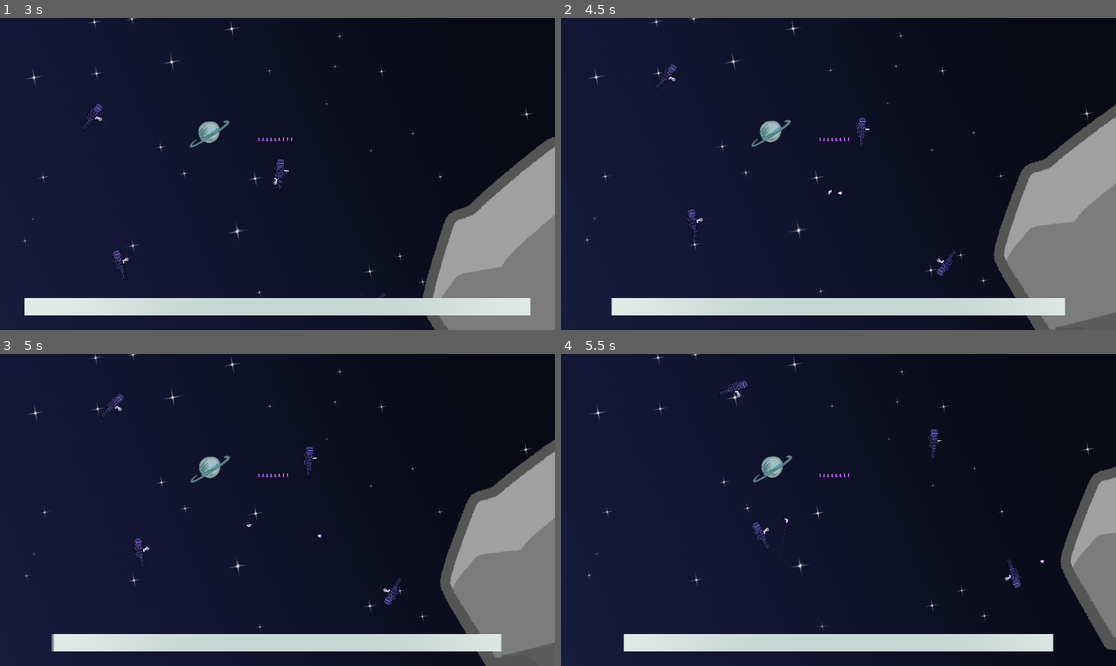
Above: before the commit, frames 1-4 (two rows, left to right).
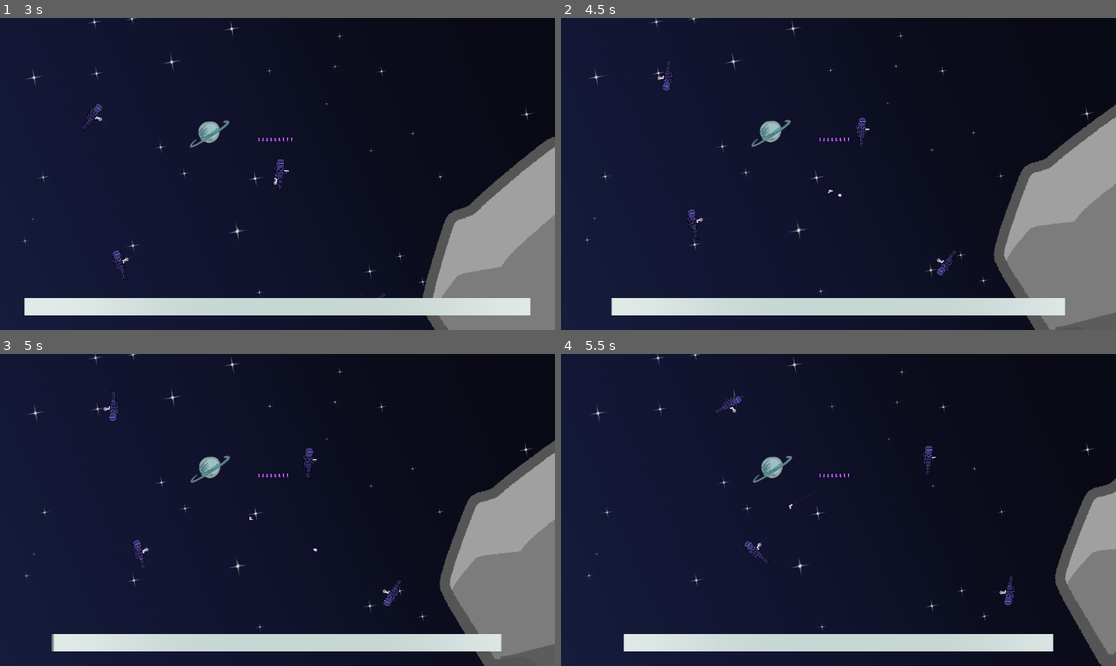
Above: after the commit, the same moments.

Repository: KenanMillet/object-in-motion
Game: Godot game, scene res://scenes/levels/Level.tscn
Same seed, same stepped clock (60 frames per second), same inputs: the game is played once before the commit and once after it.
Inputs (mouse positions are in pixels of both pictures, inside the frame that each line leads up to):
- Up to frame 1 (3 s): move the mouse to (399, 158) at 0.52 s; hold Right mouse button (Focus) 0.53-1.28 s; move the mouse to (166, 189) at 1.27 s; click (166, 189) at 1.35 s; right-click (166, 189) at 1.55 s; move the mouse to (333, 105) at 2.02 s; hold Right mouse button (Focus) 2.03-2.78 s; move the mouse to (249, 236) at 2.77 s; tap Middle mouse button (Throw) at 2.85 s
- Up to frame 2 (4.5 s): right-click (810, 236) at 3.05 s; move the mouse to (1005, 220) at 3.52 s; hold Right mouse button (Focus) 3.53-4.28 s; move the mouse to (672, 127) at 4.27 s; click (672, 127) at 4.35 s
- Up to frame 3 (5 s): right-click (111, 463) at 4.55 s
- Up to frame 4 (5.5 s): move the mouse to (866, 510) at 5.02 s; hold Right mouse button (Focus) from 5.03 s (still down)

Frame 1 is identical in both runs. In frame 2, 0.2% of the frame differs, in the area x 16-72%, y 13-83%; in frame 3, 0.9%; in frame 4, 3.3%, in the area x 4-100%, y 0-100%.

Commit message:
Made it so tethering aims gun at cursor

Diff:
--- a/scenes/agents/AgentMedium.tscn
+++ b/scenes/agents/AgentMedium.tscn
@@ -244,12 +244,15 @@
 minThrust = 1000.0
 speedSoftCap = 200.0
 
-[node name="PID" type="Node" parent="." node_paths=PackedStringArray("refNode")]
+[node name="PID" type="Node" parent="." node_paths=PackedStringArray("_ref_node")]
 script = ExtResource("5_olmh7")
-proportionalWeight = Vector2(1.5, 1.5)
-integralMinValue = Vector2(-200, -200)
-integralMaxValue = Vector2(200, 200)
-refNode = NodePath("..")
+_ref_node = NodePath("..")
+_ref_property_type = 5
+_proportional_wt = Vector2(1.5, 1.5)
+_integral_wt = Vector2(0.15, 0.15)
+_derivative_wt = Vector2(-2, -2)
+_integral_min_value = Vector2(-200, -200)
+_integral_max_value = Vector2(200, 200)
 
 [node name="Body" type="AnimatedSprite2D" parent="."]
 position = Vector2(0, 4)
--- a/scenes/agents/AgentSmall.tscn
+++ b/scenes/agents/AgentSmall.tscn
@@ -215,13 +215,15 @@
 minThrust = 1000.0
 speedSoftCap = 300.0
 
-[node name="PID" type="Node" parent="." node_paths=PackedStringArray("refNode")]
+[node name="PID" type="Node" parent="." node_paths=PackedStringArray("_ref_node")]
 script = ExtResource("5_odb35")
-integralWeight = Vector2(0, 0)
-derivativeWeight = Vector2(-5, -5)
-integralMinValue = Vector2(0, 0)
-integralMaxValue = Vector2(0, 0)
-refNode = NodePath("..")
+_ref_node = NodePath("..")
+_ref_property_type = 5
+_proportional_wt = Vector2(1, 1)
+_integral_wt = Vector2(0, 0)
+_derivative_wt = Vector2(-5, -5)
+_integral_min_value = Vector2(0, 0)
+_integral_max_value = Vector2(0, 0)
 
 [node name="Body" type="AnimatedSprite2D" parent="."]
 position = Vector2(0, -9)
--- a/scenes/architecture/Player.tscn
+++ b/scenes/architecture/Player.tscn
@@ -1,17 +1,20 @@
-[gd_scene load_steps=5 format=3 uid="uid://eli52larnpyd"]
+[gd_scene load_steps=6 format=3 uid="uid://eli52larnpyd"]
 
 [ext_resource type="Script" path="res://scripts/architecture/player/Player.gd" id="1_8uice"]
 [ext_resource type="PackedScene" uid="uid://rl71eoe3h2qx" path="res://scenes/agents/AgentStarting.tscn" id="2_qkmox"]
 [ext_resource type="PackedScene" uid="uid://dxlvnghp7s5iy" path="res://scenes/guns/GunPistol.tscn" id="3_4j4t6"]
 [ext_resource type="PackedScene" uid="uid://ddjmlwnyldf4a" path="res://scenes/ui/hud.tscn" id="4_ns5kd"]
+[ext_resource type="Script" path="res://scripts/ai and agents/PID.gd" id="5_3hxf2"]
 
-[node name="Player" type="Node" node_paths=PackedStringArray("camera", "cameraMount", "cursorPos")]
+[node name="Player" type="Node" node_paths=PackedStringArray("camera", "cameraMount", "cursorPos", "gunTetherPID")]
 script = ExtResource("1_8uice")
 startingAgent = ExtResource("2_qkmox")
 startingGun = ExtResource("3_4j4t6")
 camera = NodePath("CameraMount/Camera2D")
 cameraMount = NodePath("CameraMount")
 cursorPos = NodePath("CursorPos")
+gunTetherPID = NodePath("PID")
+godMode = true
 
 [node name="CameraMount" type="Node2D" parent="."]
 
@@ -26,6 +29,17 @@
 
 [node name="HUD" parent="." instance=ExtResource("4_ns5kd")]
 
+[node name="PID" type="Node" parent="." node_paths=PackedStringArray("_ref_node")]
+script = ExtResource("5_3hxf2")
+_ref_node = NodePath("..")
+_ref_property = "gun_abs_angle_to_mouse"
+_ref_property_type = 3
+_proportional_wt = 4.0
+_integral_wt = 0.0
+_derivative_wt = -2.0
+_integral_min_value = 0.0
+_integral_max_value = 0.0
+
 [connection signal="agent_changed" from="." to="HUD" method="_on_player_agent_changed"]
 [connection signal="focus_changed" from="." to="HUD" method="_on_player_focus_changed"]
 [connection signal="gun_changed" from="." to="HUD" method="_on_player_gun_changed"]
--- a/scripts/ai and agents/AI_MediumAgent.gd
+++ b/scripts/ai and agents/AI_MediumAgent.gd
@@ -38,8 +38,8 @@
 
 		targetMovementAngle += delta
 		targetAcquireTime += delta
-		pidController.target_position = agent.target.global_position + Vector2(lerp(preferredDistance.x, preferredDistance.y, (sin(targetAcquireTime * 2 * PI)+1)/2), 0).rotated(targetMovementAngle)
-		var thrust = thrustModifier * pidController.value
+		pidController.target_value = agent.target.global_position + Vector2(lerp(preferredDistance.x, preferredDistance.y, (sin(targetAcquireTime * 2 * PI)+1)/2), 0).rotated(targetMovementAngle)
+		var thrust = thrustModifier * pidController.value_or(Vector2.ZERO)
 		if thrust.length() < minThrust:
 			thrust = Vector2.ZERO
 		elif thrust.length() > maxThrust:
@@ -48,7 +48,7 @@
 			for i in 2:
 				if signf(thrust[i]) == signf(agent.linear_velocity[i]):
 					thrust[i] = 0
-		#print(agent.name, " | Target pos (relative): ", pidController.target_position - agent.global_position, "  PID: ", pidController.value, "  Thrust: ", thrust, " (magnitude:", thrust.length(), ")  Speed: ", agent.linear_velocity.length())
+		#print(agent.name, " | Target pos (relative): ", pidController.target_value - agent.global_position, "  PID: ", pidController.value_or(Vector2.ZERO), "  Thrust: ", thrust, " (magnitude:", thrust.length(), ")  Speed: ", agent.linear_velocity.length())
 		agent.apply_force(thrust)
 
 func _on_medium_agent_target_changed(new_target: Node2D) -> void:
--- a/scripts/ai and agents/AI_SmallAgent.gd
+++ b/scripts/ai and agents/AI_SmallAgent.gd
@@ -26,10 +26,10 @@
 
 func _go_idle() -> void:
 	idling = true
-	pidController.target_position = Vector2.INF
+	pidController.target_value = null
 	await get_tree().create_timer(idleTransitionTime).timeout
 	if agent.target != null:
-		pidController.target_position = Vector2(randf_range(idleDistance.x, idleDistance.y), 0).rotated(agent.target.global_position.angle_to(agent.global_position) + randf_range(-PI/8, PI/8))
+		pidController.target_value = Vector2(randf_range(idleDistance.x, idleDistance.y), 0).rotated(agent.target.global_position.angle_to(agent.global_position) + randf_range(-PI/8, PI/8))
 	var idle_time = randf_range(idleTime.x, idleTime.y)
 	if agent.gun != null:
 		idle_time = max(idle_time, 60.0/agent.gun.enemyRpm)
@@ -52,12 +52,12 @@
 				agent.aimPosition = agent.target.global_position
 			if target_distance < attackDistance && !agent.prefiring:
 				if agent.gun.can_fire():
-					pidController.target_position = Vector2.INF
+					pidController.target_value = null
 					agent.fire_gun()
 					_go_idle()
 		if !idling && !agent.reloading && agent.target != null:
-			pidController.target_position = agent.target.global_position + (agent.global_position - agent.target.global_position).normalized() * personalSpace
-		var thrust = thrustModifier * pidController.value
+			pidController.target_value = agent.target.global_position + (agent.global_position - agent.target.global_position).normalized() * personalSpace
+		var thrust = thrustModifier * pidController.value_or(Vector2.ZERO)
 		var maxThrust = maxThrustAwayFromPlayer
 		if agent.linear_velocity.dot(agent.target.global_position - agent.global_position) >= 0 && thrust.dot(agent.target.global_position - agent.global_position) >= 0:
 			maxThrust = maxThrustTowardPlayer
@@ -69,5 +69,5 @@
 			for i in 2:
 				if signf(thrust[i]) == signf(agent.linear_velocity[i]):
 					thrust[i] = 0
-		#print(agent.name, " | Target pos (absolute): ", pidController.target_position, "  (relative): ", pidController.target_position - agent.global_position, "  PID: ", pidController.value, "  Thrust: ", thrust, " (magnitude:", thrust.length(), ")  Speed: ", agent.linear_velocity.length())
+		#print(agent.name, " | Target pos (absolute): ", pidController.target_value, "  (relative): ", pidController.target_value - agent.global_position, "  PID: ", pidController.value_or(Vector2.ZERO), "  Thrust: ", thrust, " (magnitude:", thrust.length(), ")  Speed: ", agent.linear_velocity.length())
 		agent.apply_force(thrust)
--- a/scripts/ai and agents/PID.gd
+++ b/scripts/ai and agents/PID.gd
@@ -1,38 +1,222 @@
+@tool
 class_name PID
 extends Node
 
-@export var proportionalWeight: Vector2 = 1.1 * Vector2.ONE
-@export var integralWeight: Vector2 = 0.15 * Vector2.ONE
-@export var derivativeWeight: Vector2 = -2 * Vector2.ONE
-@export var integralMinValue: Vector2 = -1000000000 * Vector2.ONE
-@export var integralMaxValue: Vector2 = 1000000000 * Vector2.ONE
-@export var refNode: Node2D
-
-var target_position: Vector2 = Vector2.INF:
-	get:
-		return target_position
-	set(value):
-		if target_position == Vector2.INF && value != Vector2.INF:
-			_last_position = refNode.global_position
-			_cumulative_integral = Vector2.ZERO
-			_derivative = Vector2.ZERO
-		target_position = value
-
-var value: Vector2:
-	get:
-		if target_position != Vector2.INF:
-			var proportional = target_position - refNode.global_position
-			return (proportionalWeight * proportional) + (integralWeight * _cumulative_integral) + (derivativeWeight * _derivative)
+
+func set_control_input(ref_node: Node, ref_property: NodePath):
+	_ref_node = ref_node
+	_ref_property = ref_property
+
+var target_value = null:
+	get:
+		return target_value
+	set(value):
+		if target_value == null && value != null:
+			_last_value = _get_ref_value()
+			_cumulative_integral = _get_scalar_value(0)
+			_derivative = _get_scalar_value(0)
+		target_value = value
+
+var value:
+	get:
+		if target_value != null:
+			var proportional = target_value - _get_ref_value()
+			var val = (_proportional_wt * proportional)
+			if _cumulative_integral != null:
+				val += (_integral_wt * _cumulative_integral)
+			if _derivative != null:
+				val += (_derivative_wt * _derivative)
+			return val
 		else:
-			return Vector2.ZERO
-
-@onready var _last_position = refNode.global_position
-@onready var _cumulative_integral = Vector2.ZERO
-@onready var _derivative = Vector2.ZERO
+			return null
+
+func value_or(default):
+	var val = value
+	return val if val != null else default
+
+
+## The Node that the PID Controller will use as a reference.
+## Outside of the Inspector, should be set using set_control_input.
+@export var _ref_node: Node = null:
+	get:
+		return _ref_node
+	set(value):
+		_ref_node = value
+		if !Engine.is_editor_hint() || _ref_set_at_runtime:
+			return
+		if value == null:
+			_property_values.clear()
+		_infer_ref_property_type()
+
+## The Property of the Ref Node that the PID Controller will use to get its input value from.
+## Outside of the Inspector, should be set using set_control_input.
+@export var _ref_property: String = "global_position":
+	get:
+		return _ref_property
+	set(value):
+		_ref_property = value
+		if !Engine.is_editor_hint() || _ref_set_at_runtime:
+			return
+		_infer_ref_property_type()
+
+## Set this to true if either the Ref Node or Ref Property are set at runtime.
+## This will allow you to manually set the control values.
+@export var _ref_set_at_runtime: bool = false:
+	get:
+		return _ref_set_at_runtime
+	set(value):
+		if Engine.is_editor_hint():
+			_ref_set_at_runtime = value
+			notify_property_list_changed()
+
+## If Ref Set at Runtime is set to true, this will allow you to specify what type
+## the control values (as well as the control input) should be.
+@export var _ref_property_type: supported_types:
+	get:
+		return _internal_ref_property_type
+	set(value):
+		if value != _internal_ref_property_type:
+			_internal_ref_property_type = value
+			if Engine.is_editor_hint():
+				_refresh_inspector()
+
+## The weight to apply to the Proportional part of the PID Controller.
+## This affects the speed at which the input will approach the target_value.
+@export var _proportional_wt = null
+## The weight to apply to the Integral part of the PID Controller.
+## This affects how "impatient" the PID Controller is
+## (how much it accounts for outside forces that keep it from reaching the target_value).
+## This should usually be a small number that is greater than or equal to zero.
+@export var _integral_wt = null
+## The weight to apply to the Derivative part of the PID Controller.
+## This affects how much the PID Controller will slow down as it approaches the target_value.
+## This should usually be negative, as it works against the Proportional part.
+@export var _derivative_wt = null
+## The minimum value that the Integral part of the PID Controller can reach.
+## Use this when it can take a while to reach the target_value.
+## Typically, this would be a negative number. If both this and the Integral Max Value are zero,
+## then the Integral part of the PID controller will be unclamped.
+@export var _integral_min_value = null
+## The minimum value that the Integral part of the PID Controller can reach.
+## Use this when it can take a while to reach the target_value.
+## Typically, this would be a positive number. If both this and the Integral Min Value are zero,
+## then the Integral part of the PID controller will be unclamped.
+@export var _integral_max_value = null
+
+
+
+var _property_values = {}
+
+const _dynamic_property_defaults: Dictionary = {
+	"_proportional_wt": 1,
+	"_integral_wt": 0,
+	"_derivative_wt": -1,
+	"_integral_min_value": 0,
+	"_integral_max_value": 0,
+}
+
+enum supported_types
+{
+	NULL = TYPE_NIL,
+	INT = TYPE_INT,
+	FLOAT = TYPE_FLOAT,
+	VECTOR2 = TYPE_VECTOR2,
+	VECTOR2I = TYPE_VECTOR2I,
+	VECTOR3 = TYPE_VECTOR3,
+	VECTOR3I = TYPE_VECTOR3I,
+	VECTOR4 = TYPE_VECTOR4,
+	VECTOR4I = TYPE_VECTOR4I,
+}
+
+func _get_supported_type(type: Variant.Type) -> supported_types:
+	return (type as supported_types) if type in _one_values_by_type else supported_types.NULL
+
+const _one_values_by_type: Dictionary = {
+	supported_types.NULL: null,
+	supported_types.INT: 1 as int,
+	supported_types.FLOAT: 1.0 as float,
+	supported_types.VECTOR2: Vector2.ONE,
+	supported_types.VECTOR2I: Vector2i.ONE,
+	supported_types.VECTOR3: Vector3.ONE,
+	supported_types.VECTOR3I: Vector3i.ONE,
+	supported_types.VECTOR4: Vector4.ONE,
+	supported_types.VECTOR4I: Vector4i.ONE,
+}
+
+func _property_can_revert(property: StringName) -> bool:
+	return property in _dynamic_property_defaults
+
+func _property_get_revert(property: StringName) -> Variant:
+	return _get_scalar_value(_dynamic_property_defaults[property])
+
+func _validate_property(property: Dictionary) -> void:
+	if property.name == "_ref_property_type" && !_ref_set_at_runtime:
+		property.usage |= PROPERTY_USAGE_READ_ONLY
+	elif property.name in _dynamic_property_defaults:
+		property.type = _ref_property_type
+		property.hint = PROPERTY_HINT_LINK
+
+func _refresh_inspector():
+	for _name in _dynamic_property_defaults.keys():
+		var prop = get(_name)
+		var _value_by_type = _property_values.get_or_add(_name, {})
+		_value_by_type[_get_supported_type(typeof(prop))] = prop
+		set(_name, _value_by_type.get_or_add(_ref_property_type, _property_get_revert(_name)))
+	notify_property_list_changed()
+	_refresh_timer = null
+
+func _get_ref_value():
+	return _ref_node.get_indexed(_ref_property) if _ref_node != null else null
+
+func _get_ref_type():
+	return _get_supported_type(typeof(_get_ref_value()))
+
+func _get_scalar_value(scalar):
+	var one = _one_values_by_type[_ref_property_type]
+	return one * scalar if one != null else null
+
+const REFRESH_TIME_SECONDS: float = 2.0
+
+var _refresh_timer: SceneTreeTimer = null
+func _refresh_inspector_after(seconds: float):
+	if _refresh_timer != null:
+		_refresh_timer.timeout.disconnect(_refresh_inspector)
+		_refresh_timer = null
+	var tree = get_tree()
+	if tree != null:
+		_refresh_timer = tree.create_timer(seconds)
+		_refresh_timer.timeout.connect(_refresh_inspector)
+
+var _internal_ref_property_type: supported_types = supported_types.NULL
+func _infer_ref_property_type():
+	_internal_ref_property_type = _get_ref_type()
+	_refresh_inspector_after(REFRESH_TIME_SECONDS)
+
+var _cumulative_integral
+var _derivative
+var _last_value
+
+func _ready() -> void:
+	if Engine.is_editor_hint():
+		return
+	_last_value = _get_ref_value()
+	_cumulative_integral = _get_scalar_value(0)
+	_derivative = _get_scalar_value(0)
 
 # Called every frame. 'delta' is the elapsed time since the previous frame.
 func _process(delta: float) -> void:
-	var proportional = target_position - refNode.global_position
-	_derivative = (refNode.global_position - _last_position)/delta
-	_cumulative_integral = (_cumulative_integral + proportional*delta).clamp(integralMinValue/integralWeight, integralMaxValue/integralWeight)
-	_last_position = refNode.global_position
+	if Engine.is_editor_hint():
+		return
+	if target_value != null:
+		var proportional = target_value - _get_ref_value()
+		_derivative = (_get_ref_value() - _last_value)/delta
+		_cumulative_integral = (_cumulative_integral + proportional*delta)
+		if _integral_max_value != _get_scalar_value(0) || _integral_min_value != _get_scalar_value(0):
+			match typeof(_cumulative_integral):
+				TYPE_INT:
+					_cumulative_integral = clampi(_cumulative_integral, _integral_min_value/_integral_wt, _integral_max_value/_integral_wt)
+				TYPE_FLOAT:
+					_cumulative_integral = clampf(_cumulative_integral, _integral_min_value/_integral_wt, _integral_max_value/_integral_wt)
+				_:
+					_cumulative_integral = _cumulative_integral.clamp(_integral_min_value/_integral_wt, _integral_max_value/_integral_wt)
+		_last_value = _get_ref_value()
--- a/scripts/ai and agents/agent.gd
+++ b/scripts/ai and agents/agent.gd
@@ -78,6 +78,7 @@
 func throwGun() -> void:
 	if gun == null:
 		return
+
 	gun.thrownBy = self
 	gun.propel(Vector2(throwImpulse, 0).rotated(gun.global_rotation), shoulder.global_position - gun.global_position, throwTorque)
 	releaseGun()
--- a/scripts/architecture/player/Player.gd
+++ b/scripts/architecture/player/Player.gd
@@ -21,6 +21,7 @@
 @export var gunStartingFocusTime: float = 6
 @export var gunFocusTimeScale: float = 0.1
 @export var gunTetherTimeScale: float = 0.6
+@export var gunTetherPID: PID
 @export var focusPrecisionMult: float = 1.5
 @export var godMode: bool = false
 
@@ -48,6 +49,15 @@
 			gun_changed.emit(value, prev_gun)
 			if agent == null:
 				control_target_changed.emit((value as RigidBody2D), self)
+
+var gun_angle_to_mouse: float:
+	get:
+		return 0.0 if Engine.is_editor_hint() || gun == null || camera == null else gun.get_angle_to(cursorPos.global_position)
+
+@export_storage var gun_abs_angle_to_mouse: float:
+	get:
+		return absf(gun_angle_to_mouse)
+
 
 var controlDowntime = 0
 var maxFocusTime: float:
@@ -154,9 +164,6 @@
 		if Input.is_action_pressed("Fire"):
 			bullet_fired = gun.fire()
 
-	if bullet_fired:
-		print("Pew!!!")
-
 	if agent != null:
 		cameraTarget = agent
 		if Input.is_action_just_pressed("Throw"):
@@ -183,8 +190,16 @@
 	var newGunMaxFocusTime = gunMaxFocusTime
 	var newFocusTime = focusTime
 
-	if agent == null && focusing && !Input.is_action_just_pressed("Focus"):
-		newGunMaxFocusTime = max(gunMaxFocusTime - delta, 0)
+	if agent == null && focusing && gun != null:
+		gunTetherPID.target_value = 0
+		if !Input.is_action_just_pressed("Focus"):
+			newGunMaxFocusTime = max(gunMaxFocusTime - delta, 0)
+			var torque = gunTetherPID.value
+			if torque != null:
+				gun.impart(Vector2.ZERO, Vector2.ZERO, torque * -180/PI * signf(gun_angle_to_mouse))
+	else:
+		gunTetherPID.target_value = null
+
 	if (agent == null && agent_on_prev_frame == null) || (focusing && !Input.is_action_just_pressed("Focus")):
 		newFocusTime = max(focusTime - (delta*focusDrainRate), 0)
 
--- a/scripts/guns/Gun.gd
+++ b/scripts/guns/Gun.gd
@@ -75,12 +75,16 @@
 	return _cooldown == 0 && !is_empty()
 
 var _impulses = []
+var _forces = []
 
 func is_empty() -> bool:
 	return ammo == 0 && magSize != 0
 
 func propel(impulse: Vector2, from: Vector2, torque: float = 0) -> void:
 	_impulses.append([impulse, from, torque])
+
+func impart(force: Vector2, from: Vector2, torque: float = 0) -> void:
+	_forces.append([force, from, torque])
 
 func attach(newAgent: Agent) -> void:
 	agent = newAgent
@@ -154,3 +158,8 @@
 		apply_impulse(impulse[0], impulse[1])
 		apply_torque_impulse(impulse[2])
 	_impulses.clear()
+
+	for force in _forces:
+		apply_force(force[0], force[1])
+		apply_torque(force[2])
+	_forces.clear()
